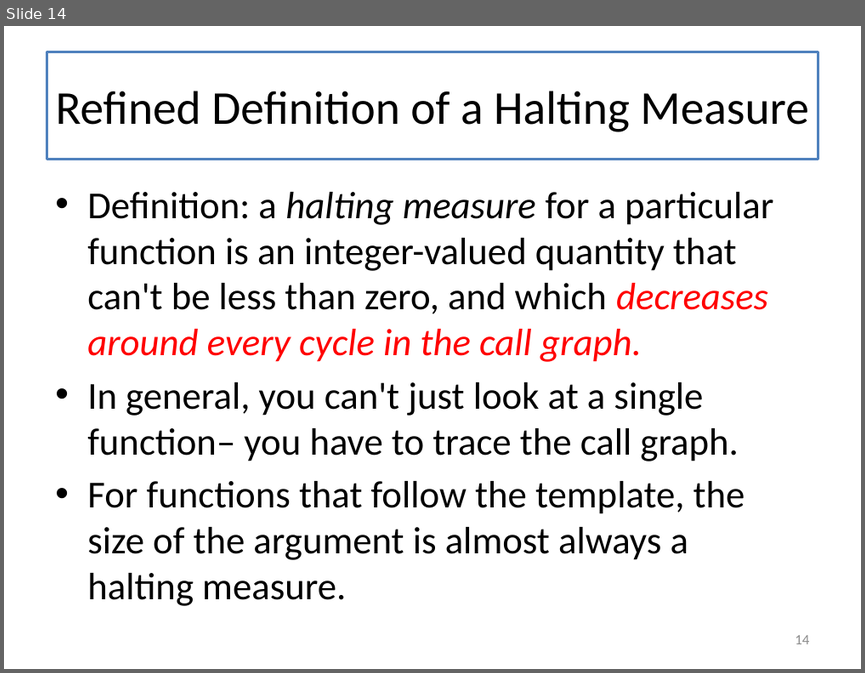
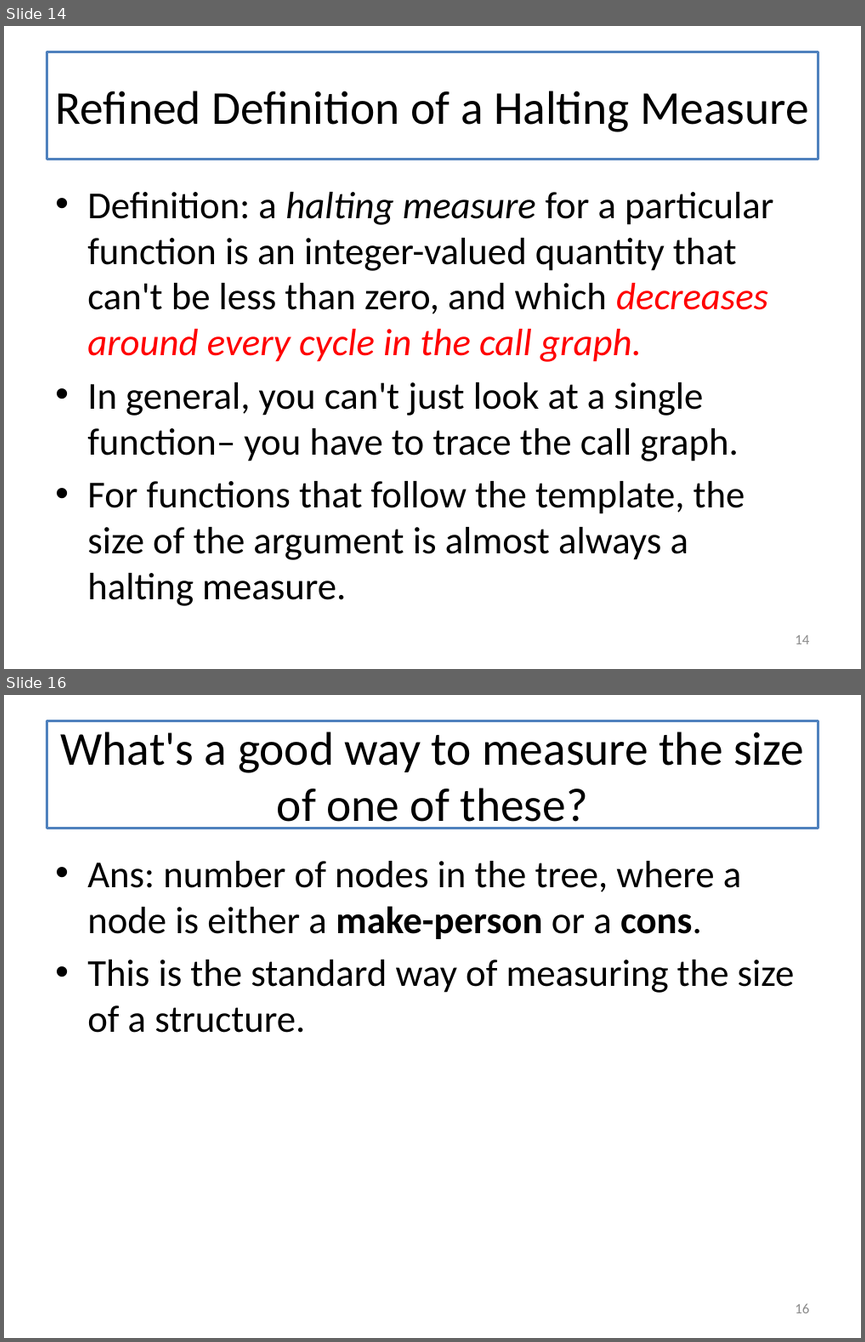
Before and after one commit to mwand/cs5010f16, a slide deck: Slides/Lesson 6.6 Halting Functions for Tree-Like Structures.pptx. Shown one above the other, each under a label of ours: slide 14 before the commit, slides 14 and 16 after it; the slides between them are not shown. The pictures are 865x673 and 865x1342 pixels, drawn with LibreOffice and Linux fonts; fonts in the diff are those of the drawing. Boxes give left, top, right and bottom in pixels: in the first picture for what was removed or moved away, otherwise in the second. Text is boxed around its words. In the diff, an @@ line names an element or a change of style, - is before the commit and + after.

```diff
--- a/Slides/Lesson 6.6 Halting Functions for Tree-Like Structures.pptx
+++ b/Slides/Lesson 6.6 Halting Functions for Tree-Like Structures.pptx
@@ slide 16 added at [4, 695, 861, 1338], background #FFFFFF @@
@@ title added at [46, 721, 818, 828], fill #FFFFFF, outline #4F81BD 2.25 pt, 39.6 pt, text #000000 @@
+What's a good way to measure the size of one of these?
@@ text added at [87, 861, 794, 1032], 32 pt, text #000000 @@
+• Ans: number of nodes in the tree, where a node is either a make-person or a cons.
+• This is the standard way of measuring the size of a structure.
@@ page number added at [794, 1304, 809, 1313], 12 pt, text #8C8C8C @@
+16
```
Also in this commit, not shown: 5 slides changed, 3 other slides added, 1 slide removed, 1 other file.
